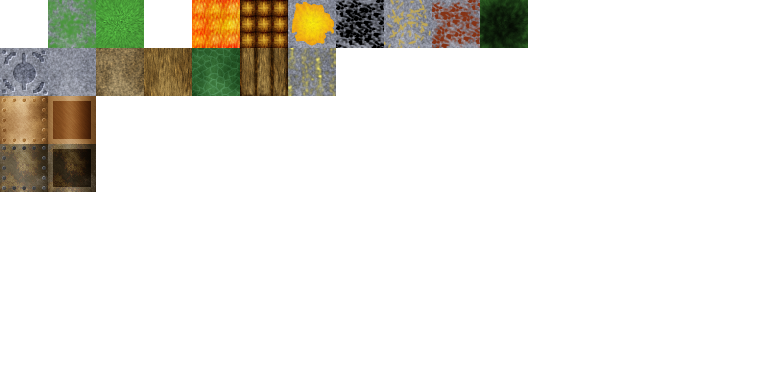
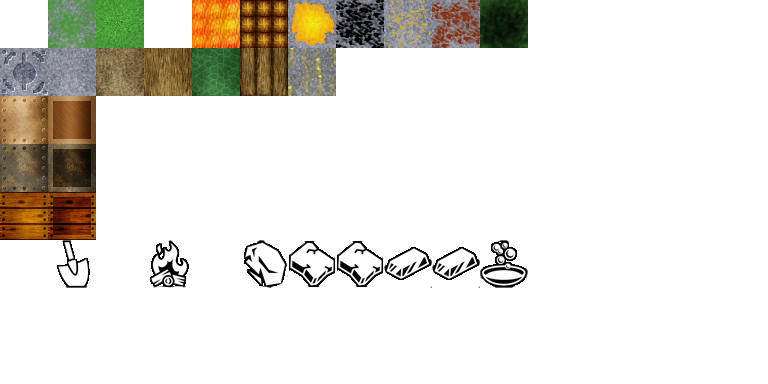
The second 768 × 384 image is a revision of the first. Changes to its layers:
added layer "65 - carpenter bench top" above "64 - plank wall" over 48, 192, 96, 240
added layer "64 - plank wall" above "90 - item_amberfell" over 0, 192, 48, 240
added layer "90 - item_amberfell" above "89 - item_copper_ingot" over 480, 240, 528, 288
added layer "89 - item_copper_ingot" above "88 - item_iron_ingot" over 432, 247, 480, 288
added layer "88 - item_iron_ingot" above "87 - item_copper_ore" over 384, 247, 432, 288
added layer "87 - item_copper_ore" above "86 - item_iron_ore" over 337, 241, 383, 287
added layer "86 - item_iron_ore" above "85 - item_coal" over 289, 241, 335, 287
added layer "85 - item_coal" above "83 - item_firewood" over 244, 240, 288, 288
added layer "83 - item_firewood" above "81 - action dig" over 150, 240, 189, 288
added layer "81 - action dig" above "Pasted Layer#1" over 57, 240, 90, 288
